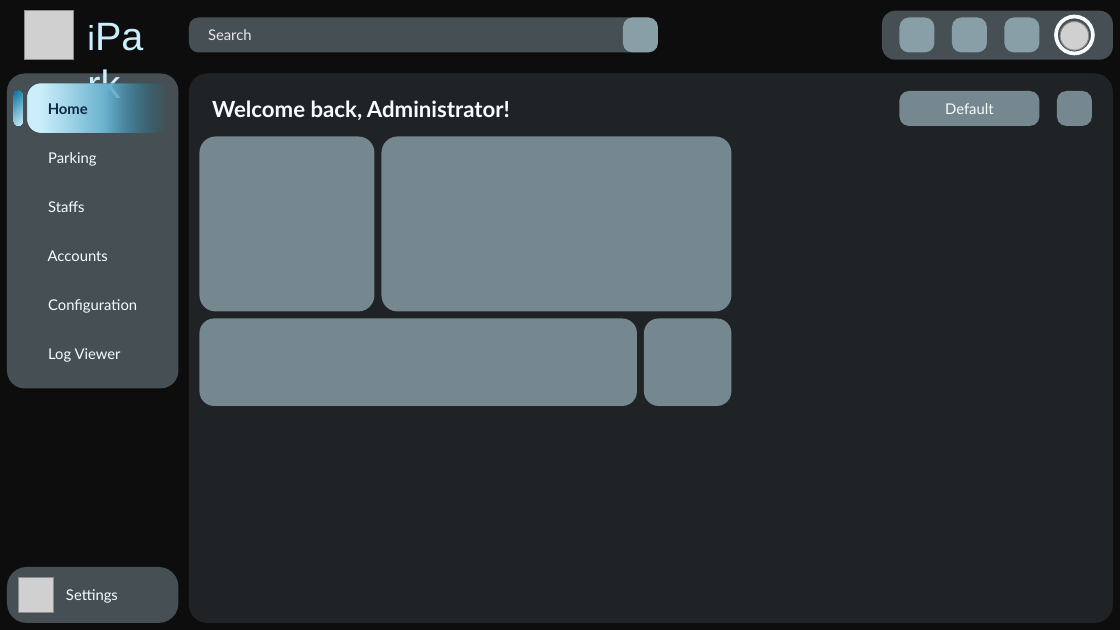
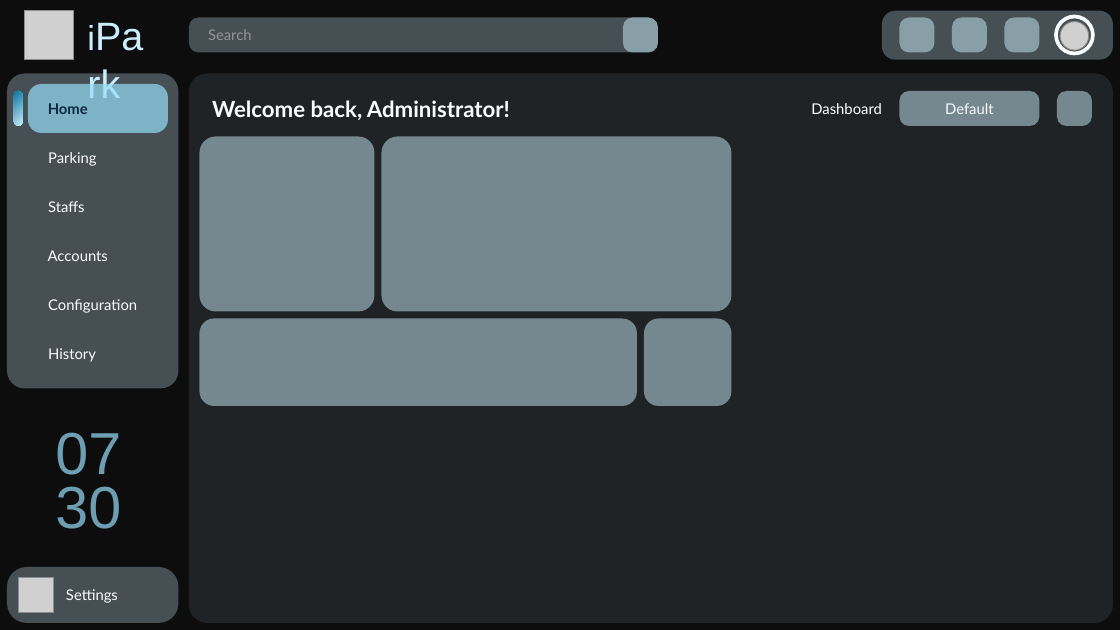
Before and after one commit to 1172005thinh/HCMUT-SmartParking-System, a slide deck: slide 14 of design/UI_UX/ui_concept.pptx (slide 8 before the commit). Drawn at 1120x630 pixels with LibreOffice and Linux fonts; fonts in the diff are those of the drawing; grey boxes stand for pictures. Boxes give left, top, right and bottom in pixels: in the first picture for what was removed or moved away, otherwise in the second. Text is boxed around its words. In the diff, an @@ line names an element or a change of style, - is before the commit and + after.

```diff
--- a/design/UI_UX/ui_concept.pptx
+++ b/design/UI_UX/ui_concept.pptx
@@ rounded rectangle "Search" at (189,18,659,52): text colour #E8E8E8 to #FFFFFF at 40% opacity @@
@@ rounded rectangle "Home" at (28,84,167,132): fill gradient #CAEEFB to #6BB2CE to #0B76A0 to #96DCF8 at 70% opacity @@
@@ text added at (811,103,881,114), 12 pt, text #FFFFFF @@
+Dashboard
@@ text at (48,348,96,362): text changed @@
-Log Viewer
+History
@@ text added at (55,432,121,475), 48 pt, text #96DCF8 at 70% opacity @@
+07
@@ text added at (55,486,121,529), 48 pt, text #96DCF8 at 70% opacity @@
+30
```
Also in this commit, not shown: 12 other slides changed, 12 slides added, 1 other file.
